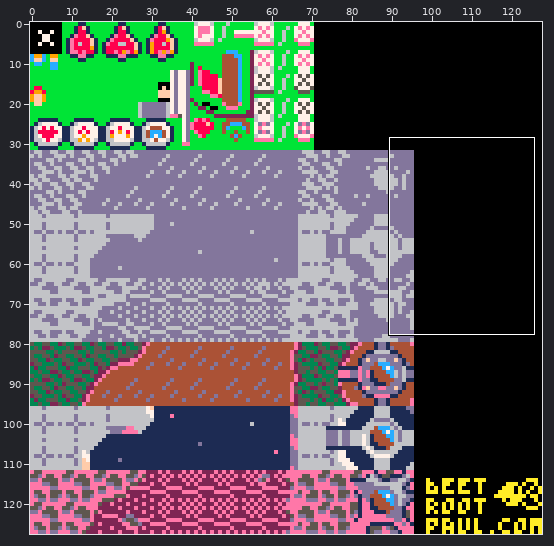
Pixel-art file -- graphics/spritesheet_main.aseprite. Above: a wide view before the commit, with the close-up outlined.
Close-up. Earlier state:
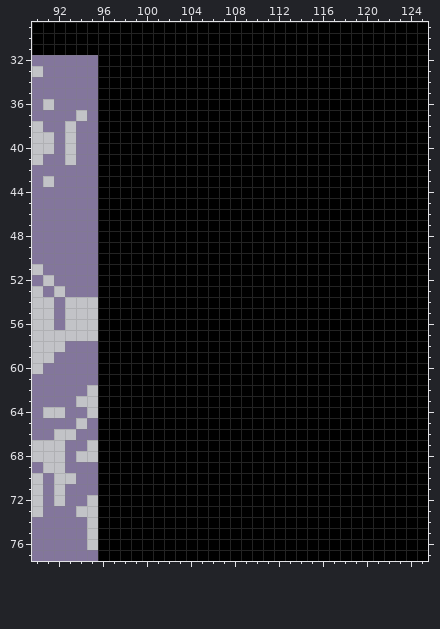
128x128 pixels, 1 frame. Shown: x 90..125, y 29..77.
After the commit:
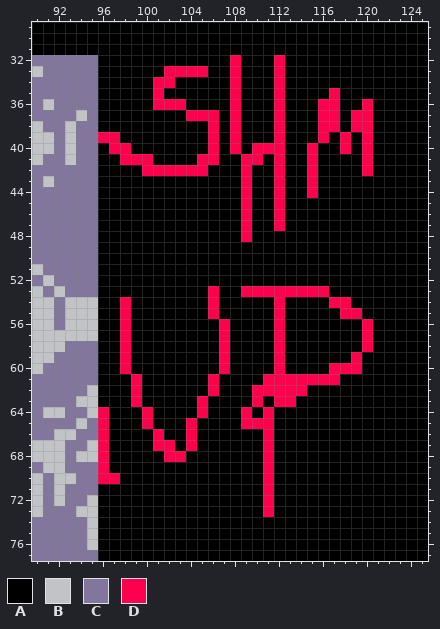
Palette (. is transparent): A #000000  B #c2c3c7  C #83769c  D #ff004d
Message: polished title screen (but no final logo yet)
Edits made:
layer "logo" added
Layer "logo":
y 32: x 108 A -> D; x 112 A -> D
y 33: x 102..105 AAAA -> DDDD; x 108 A -> D; x 112 A -> D
y 34: x 101..102 AA -> DD; x 108 A -> D; x 112 A -> D
y 35: x 101 A -> D; x 108 A -> D; x 112 A -> D; x 117 A -> D
y 36: x 101..103 AAA -> DDD; x 108 A -> D; x 112 A -> D; x 116..117 AA -> DD; x 120 A -> D
y 37: x 104..106 AAA -> DDD; x 108 A -> D; x 112 A -> D; x 116..117 AA -> DD; x 119..120 AA -> DD
y 38: x 106 A -> D; x 108 A -> D; x 112 A -> D; x 116..117 AA -> DD; x 119..120 AA -> DD
y 39: x 96..97 AA -> DD; x 106 A -> D; x 108 A -> D; x 112 A -> D; x 116 A -> D; x 118 A -> D; x 120 A -> D
y 40: x 97..98 AA -> DD; x 106 A -> D; x 108 A -> D; x 110..112 AAA -> DDD; x 115 A -> D; x 118 A -> D; x 120 A -> D
y 41: x 98..100 AAA -> DDD; x 105..106 AA -> DD; x 109..110 AA -> DD; x 112 A -> D; x 115 A -> D; x 120 A -> D
y 42: x 100..105 AAAAAA -> DDDDDD; x 109 A -> D; x 112 A -> D; x 115 A -> D; x 120 A -> D
y 43..44: x 109 A -> D; x 112 A -> D; x 115 A -> D
y 45..47: x 109 A -> D; x 112 A -> D
y 48: x 109 A -> D
y 53: x 106 A -> D; x 109..116 AAAAAAAA -> DDDDDDDD
y 54: x 98 A -> D; x 106 A -> D; x 112 A -> D; x 117..118 AA -> DD
y 55: x 98 A -> D; x 106 A -> D; x 112 A -> D; x 118..119 AA -> DD
y 56..58: x 98 A -> D; x 107 A -> D; x 112 A -> D; x 120 A -> D
y 59: x 98 A -> D; x 107 A -> D; x 112 A -> D; x 119 A -> D
y 60: x 98 A -> D; x 107 A -> D; x 112 A -> D; x 117..119 AAA -> DDD
y 61: x 99 A -> D; x 106 A -> D; x 111..117 AAAAAAA -> DDDDDDD
y 62: x 99 A -> D; x 106 A -> D; x 110..114 AAAAA -> DDDDD
y 63: x 99 A -> D; x 105 A -> D; x 110 A -> D; x 112..113 AA -> DD
y 64: x 96 A -> D; x 100 A -> D; x 105 A -> D; x 109 A -> D; x 111 A -> D
y 65: x 96 A -> D; x 100 A -> D; x 104 A -> D; x 109..111 AAA -> DDD
y 66: x 96 A -> D; x 101 A -> D; x 104 A -> D; x 111 A -> D
y 67: x 96 A -> D; x 101..102 AA -> DD; x 104 A -> D; x 111 A -> D
y 68: x 96 A -> D; x 102..103 AA -> DD; x 111 A -> D
y 69: x 96 A -> D; x 111 A -> D
y 70: x 96..97 AA -> DD; x 111 A -> D
y 71..73: x 111 A -> D
